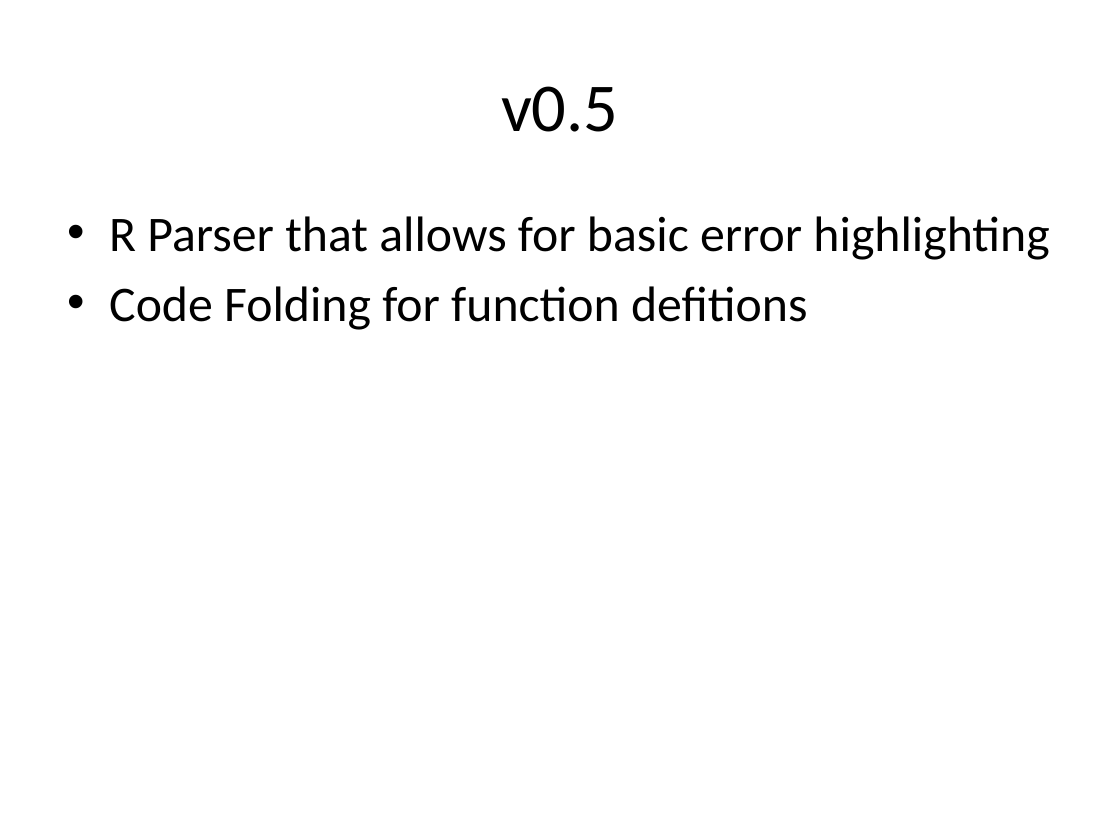
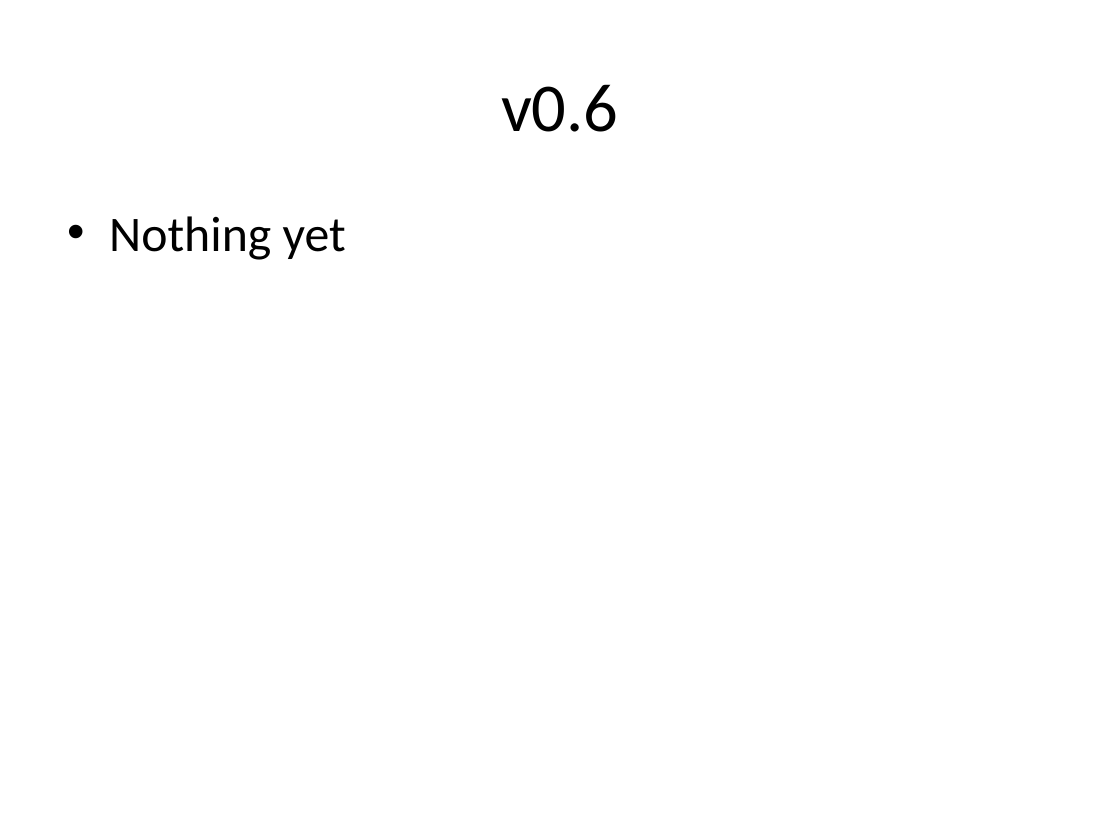
Before and after one commit to holgerbrandl/r4intellij, a slide deck: slide 2 of R4Intellij.pptx. Drawn at 1120x840 pixels with LibreOffice and Linux fonts; fonts in the diff are those of the drawing. Boxes give left, top, right and bottom in pixels: in the first picture for what was removed or moved away, otherwise in the second. Text is boxed around its words. In the diff, an @@ line names an element or a change of style, - is before the commit and + after.

```diff
--- a/R4Intellij.pptx
+++ b/R4Intellij.pptx
@@ title at box(501, 84, 618, 132): text changed @@
-v0.5
+v0.6
@@ text at box(109, 216, 346, 260): text changed @@
-• R Parser that allows for basic error highlighting
-• Code Folding for function defitions
+• Nothing yet
```
Also in this commit, not shown: 2 other slides changed, 3 slides added, 1 slide removed, 18 other files.
